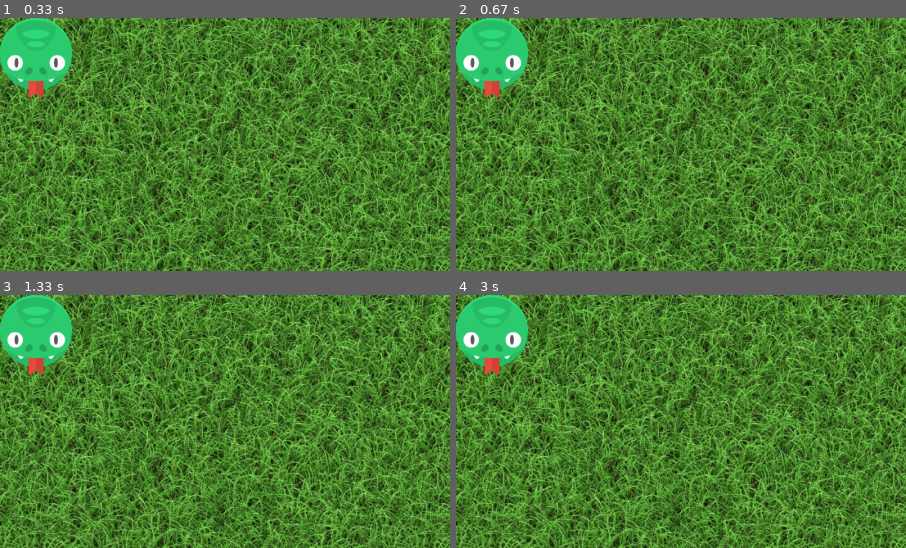
Above: before the commit, frames 1-4 (two rows, left to right).
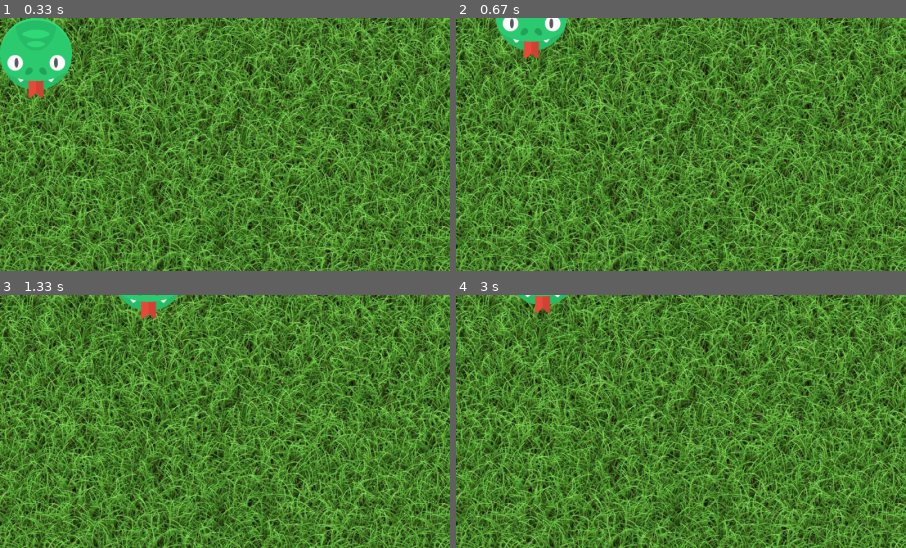
Above: after the commit, the same moments.

Repository: DSC-Drew-University/PygameBoilerplate
Game: pygame game, started from source/Display.py
Same seed, same stepped clock (60 frames per second), same inputs: the game is played once before the commit and once after it.
Inputs:
- Up to frame 1 (0.33 s): no input
- Up to frame 2 (0.67 s): hold W from 0.33 s (still down); hold Right from 0.33 s (still down)
- Up to frame 3 (1.33 s): release W at 0.8 s; release Right at 0.8 s; hold Right 0.83-1.3 s
- Up to frame 4 (3 s): hold W 1.33-1.63 s; hold A 2.17-2.7 s; hold Down from 2.73 s (still down)
The pictures show only the part of the screen within x 0-50%, y 0-50%; the shares and areas given below are measured in that part.

Frame 1 is identical in both runs. In frame 2, 4.6% of the frame differs, in the area x 0-25%, y 0-32%; in frame 3, 4.4%; in frame 4, 4.1%.

Commit message:
Added player movement function

Diff:
--- a/source/Display.py
+++ b/source/Display.py
@@ -1,5 +1,6 @@
 import pygame
 import sys
+from pygame.locals import *
 from source import Sprites
 from source import Logic
 
@@ -9,8 +10,7 @@
 
 background = Sprites.Background()
 
-player_sprites = pygame.sprite.RenderUpdates()  # This variable contains all player sprites
-player_sprites.add(Sprites.Player((0, 0)))
+player = (Sprites.Player((0, 0)))
 
 enemy_sprites = pygame.sprite.RenderUpdates()  # This variable contains all the enemy sprites
 
@@ -23,11 +23,13 @@
     screen = pygame.display.set_mode(screen_size)  # This sets the screen size
     pygame.display.set_caption(game_title)  # This sets the screen caption
 
-    while True: # Here is where all the game logic happens
+    while True:  # Here is where all the game logic happens
+
+        player.move()
 
         screen.blit(background.image, background.rect)  # Draws the background before anything else
 
-        player_sprites.draw(screen)  # Draws all the player sprites
+        screen.blit(player.image, player.rect)
 
         enemy_sprites.draw(screen)  # Draws all the enemy sprites
 
@@ -41,6 +43,10 @@
                 pygame.quit()
                 sys.exit()
 
+            player.process(event)
+            # This processes any input that may have occurred.
+            # Change the player process function to add your own functionality.
+
 
 if __name__ == "__main__":  # This makes the code run, don't worry about it
     main()
--- a/source/Logic.py
+++ b/source/Logic.py
@@ -1,4 +1,5 @@
 import pygame, math
+
 
 # This function will test the collision of any two sprites you put into it
 def isCollision(object1_X, object1_Y, object2_X, object2_Y):
--- a/source/Sprites.py
+++ b/source/Sprites.py
@@ -1,4 +1,5 @@
 import pygame
+from pygame.locals import *
 # Kenney.nl has tons of great textures for you to use - make sure to check it out!
 
 
@@ -10,6 +11,48 @@
 
 
 class Player(pygame.sprite.Sprite):
+
+    moving_left = False
+    moving_right = False
+    moving_up = False
+    moving_down = False
+
+    speed = 5  # How many pixels the player sprite will move on a button press
+
+    def process(self, input_event):
+
+        if input_event.type == KEYDOWN:
+
+            if input_event.key == K_LEFT or input_event.key == ord('a'):
+                self.moving_left = True
+            if input_event.key == K_RIGHT or input_event.key == ord('d'):
+                self.moving_right = True
+            if input_event.key == K_UP or input_event.key == ord('w'):
+                self.moving_up = True
+            if input_event.key == K_DOWN or input_event.key == ord('s'):
+                self.moving_down = True
+
+        if input_event.type == KEYUP:
+
+            if input_event.key == K_LEFT or input_event.key == ord('a'):
+                self.moving_left = False
+            if input_event.key == K_RIGHT or input_event.key == ord('d'):
+                self.moving_right = False
+            if input_event.key == K_UP or input_event.key == ord('w'):
+                self.moving_up = False
+            if input_event.key == K_DOWN or input_event.key == ord('s'):
+                self.moving_down = False
+
+    def move(self):
+        if self.moving_left:
+            self.rect.left = self.rect.left - self.speed
+        if self.moving_right:
+            self.rect.left = self.rect.left + self.speed
+        if self.moving_up:
+            self.rect.top = self.rect.top - self.speed
+        if self.moving_down:
+            self.rect.top = self.rect.top + self.speed
+
     def __init__(self, location):
         pygame.sprite.Sprite.__init__(self)
         self.image = pygame.image.load('snake.png')
